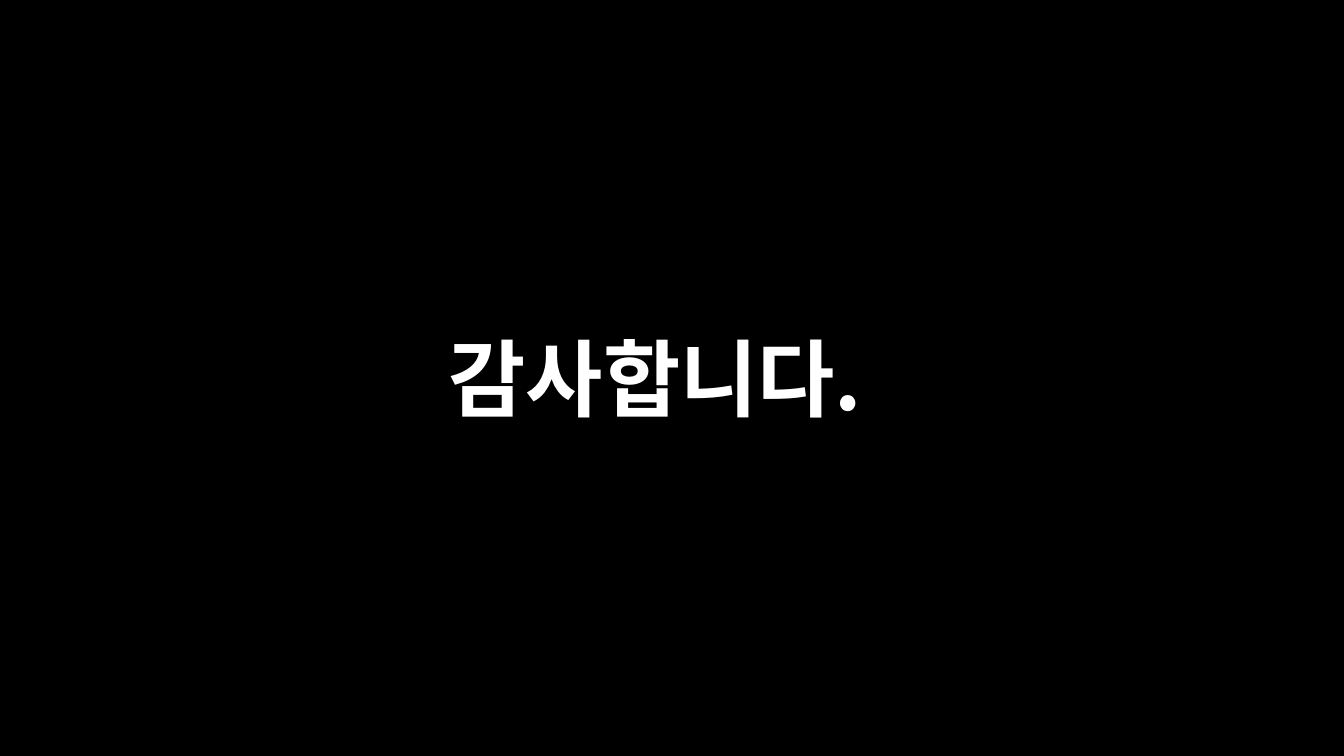
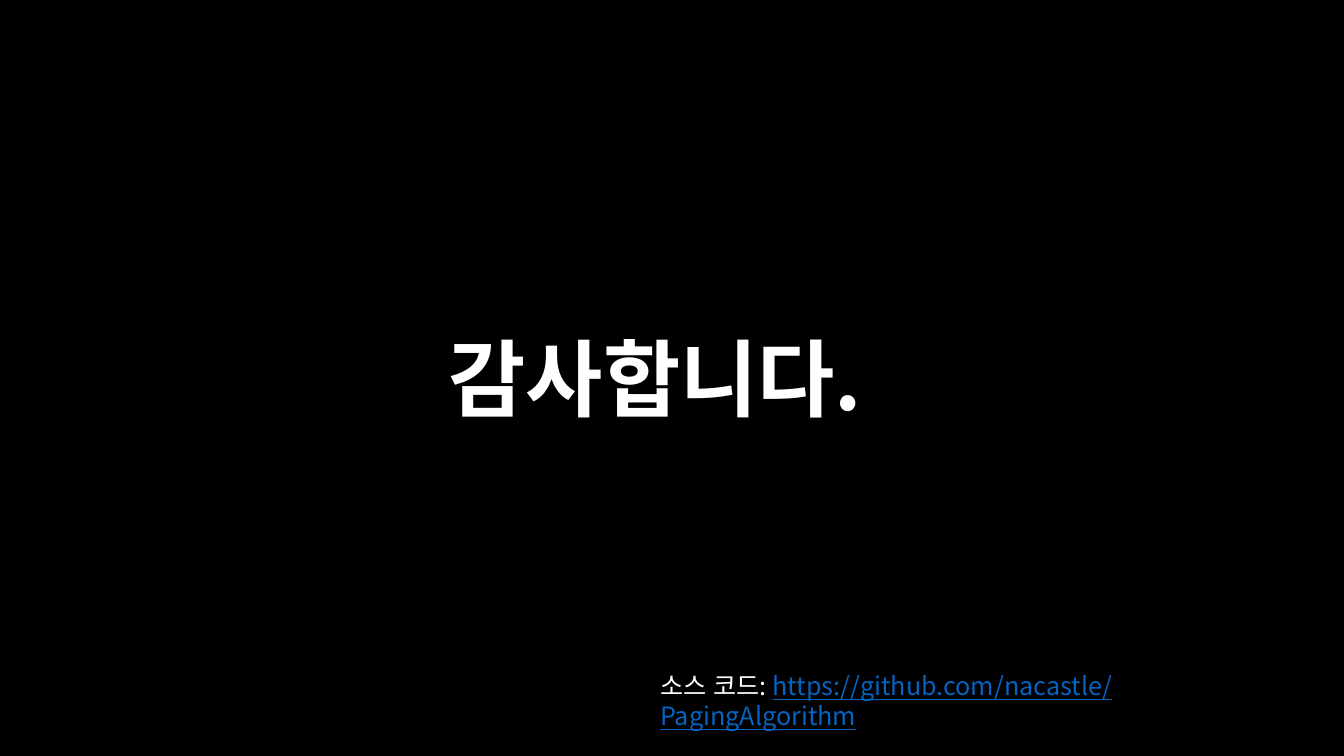
Before and after one commit to nacastle/kopo-MoneySalad, a slide deck: slide 15 of 페이징알고리즘.pptx. Drawn at 1344x756 pixels with LibreOffice and Linux fonts; fonts in the diff are those of the drawing. Boxes give left, top, right and bottom in pixels: in the first picture for what was removed or moved away, otherwise in the second. Text is boxed around its words. In the diff, an @@ line names an element or a change of style, - is before the commit and + after.

```diff
--- a/페이징알고리즘.pptx
+++ b/페이징알고리즘.pptx
@@ text added at [660, 675, 1112, 731], 18 pt, text #0563C1, underline @@
+소스 코드: https://github.com/nacastle/PagingAlgorithm
```
Also in this commit, not shown: 1 other slide changed, 7 other files.
